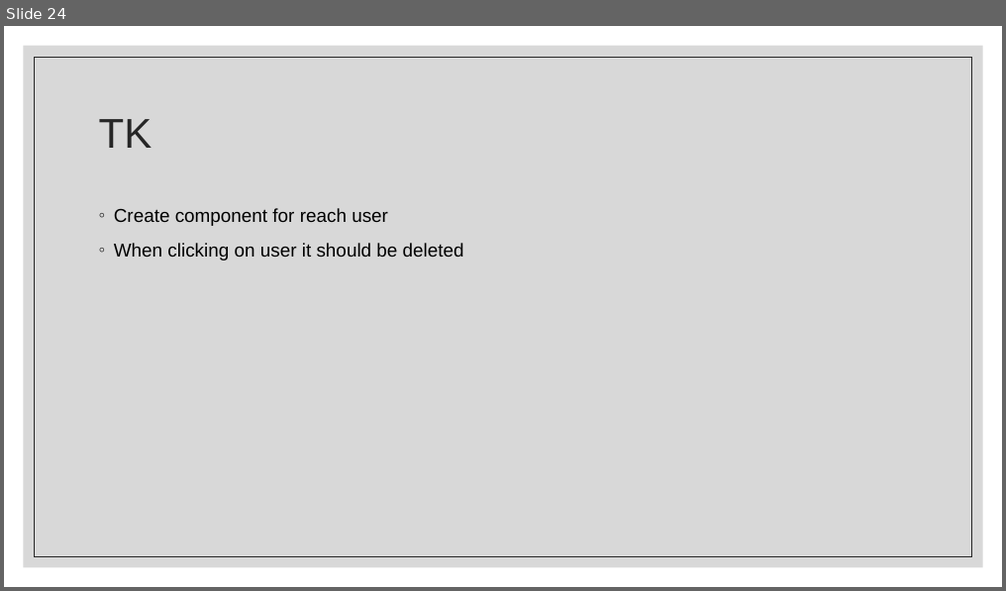
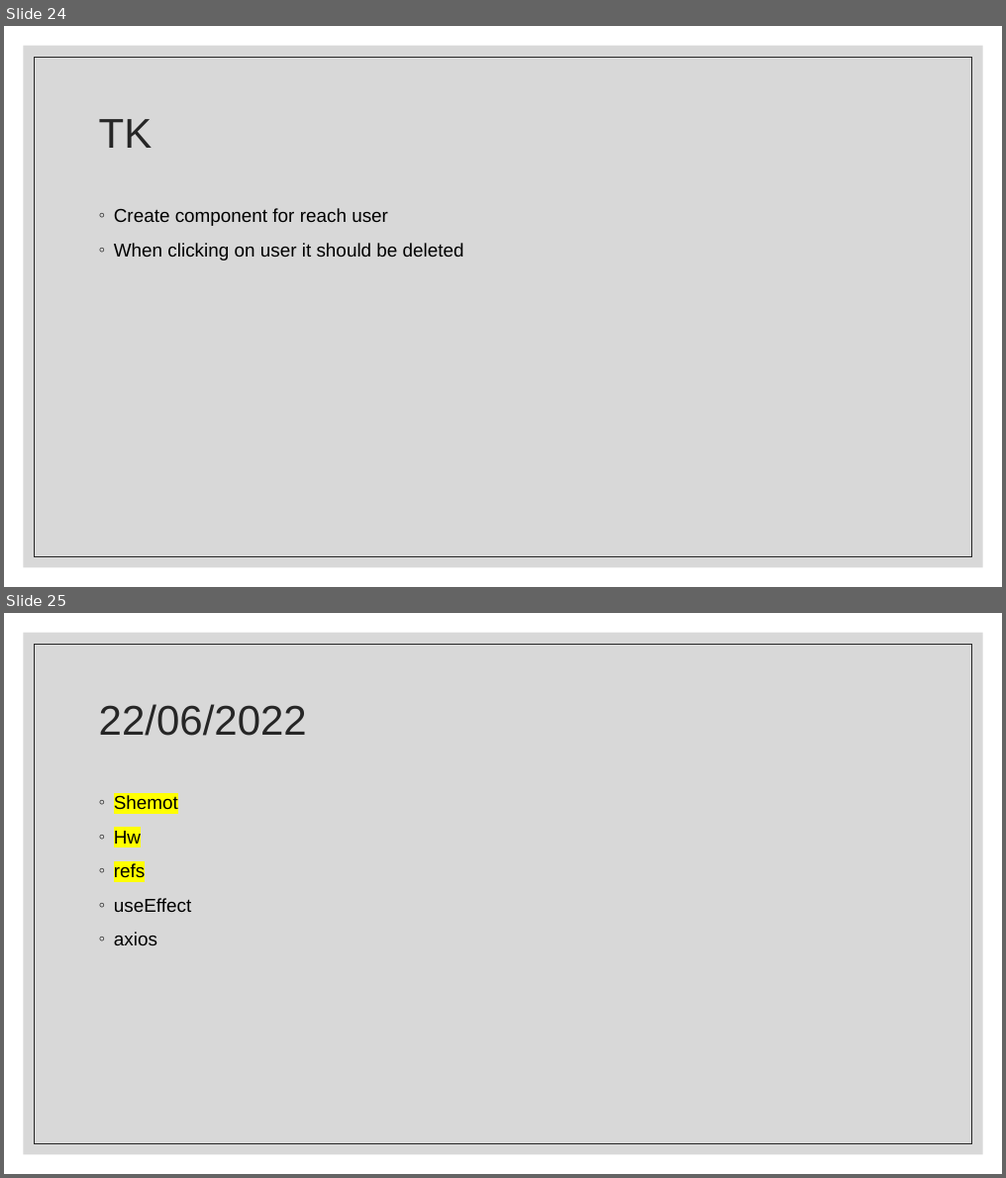
Before and after one commit to Rlss91/ht_W011121MR_morning_first-project, a slide deck: docs/React.pptx. Shown one above the other, each under a label of ours: slide 24 before the commit, slides 24 and 25 after it. The pictures are 1006x591 and 1006x1178 pixels, drawn with LibreOffice and Linux fonts; fonts in the diff are those of the drawing. Boxes give left, top, right and bottom in pixels: in the first picture for what was removed or moved away, otherwise in the second. Text is boxed around its words. In the diff, an @@ line names an element or a change of style, - is before the commit and + after.

Commit message:
axios

```diff
--- a/docs/React.pptx
+++ b/docs/React.pptx
@@ slide 25 added at <box>4,613,1002,1174</box>, background #FFFFFF; not listed: 2 template elements that a slide beside it also shows @@
@@ title added at <box>99,704,307,736</box>, 40 pt, text #262626 @@
+22/06/2022
@@ text added at <box>114,795,191,946</box>, 18 pt, text #000000 @@
+◦ Shemot
+◦ Hw
+◦ refs
+◦ useEffect
+◦ axios
```
Also in this commit, not shown: 5 other slides added, 4 other files.
